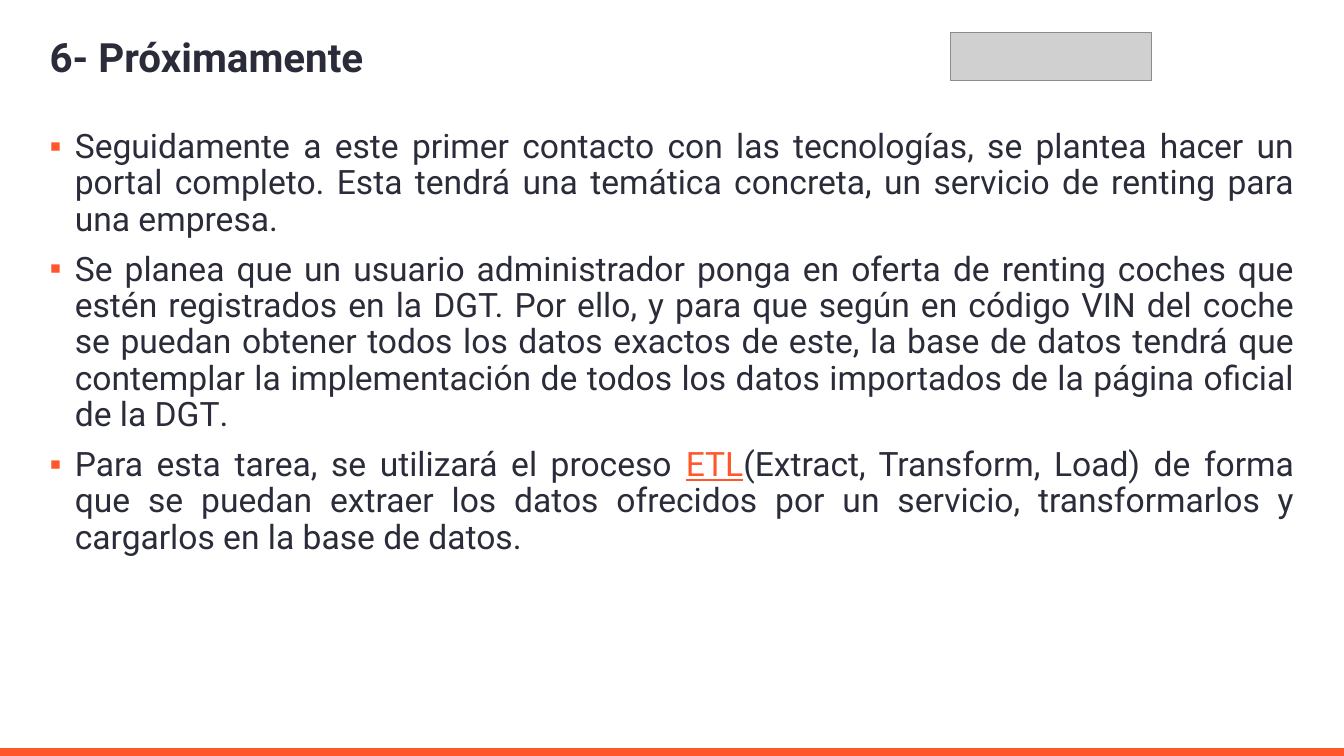
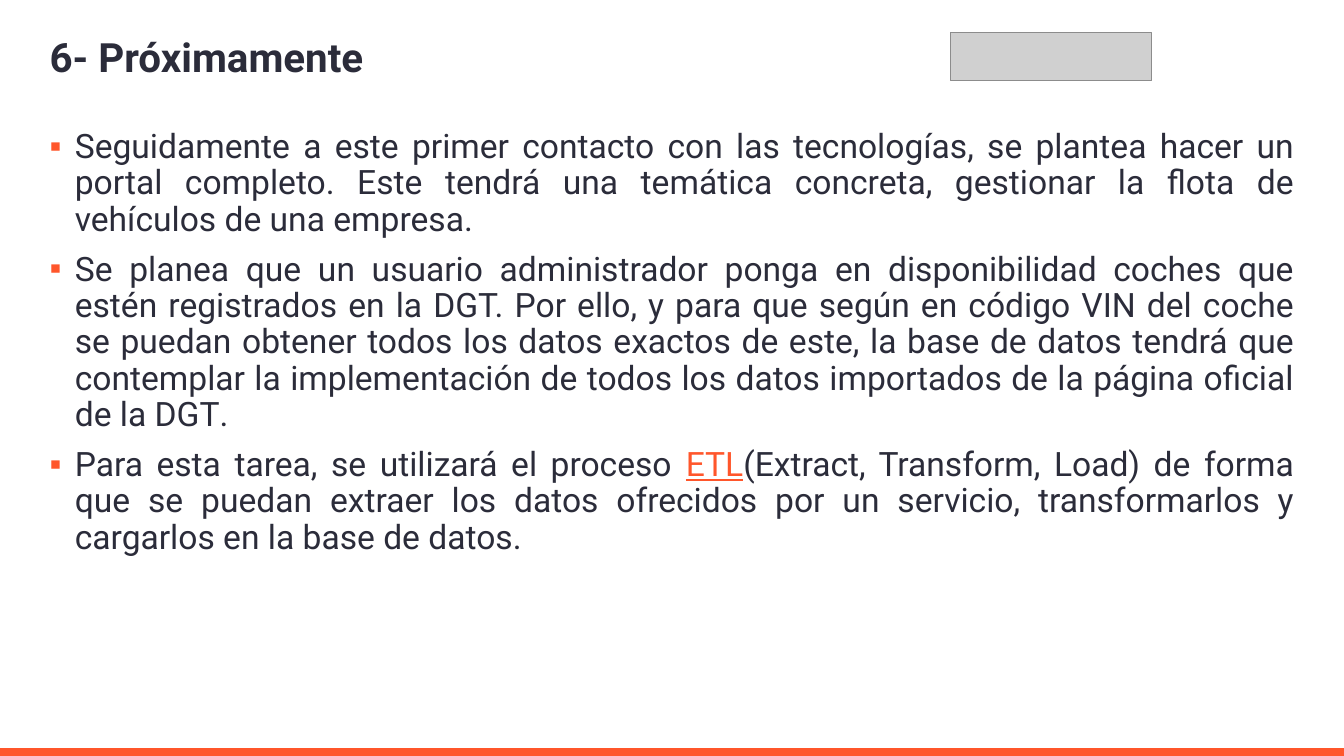
Before and after one commit to AleMedinaGarc/DotnetAPI-Practice, a slide deck: slide 12 of IniciacionDePracticasExternas.pptx. Drawn at 1344x756 pixels with LibreOffice and Linux fonts; fonts in the diff are those of the drawing; grey boxes stand for pictures; background and template pictures are left out. Boxes give left, top, right and bottom in pixels: in the first picture for what was removed or moved away, otherwise in the second. Text is boxed around its words. In the diff, an @@ line names an element or a change of style, - is before the commit and + after.

Commit message:
powerpoint fix

```diff
--- a/IniciacionDePracticasExternas.pptx
+++ b/IniciacionDePracticasExternas.pptx
@@ text at (75, 132, 1294, 427): text changed @@
-▪ Seguidamente a este primer contacto con las tecnologías, se plantea hacer un portal completo. Esta tendrá una temática concreta, un servicio de renting para una empresa.
-▪ Se planea que un usuario administrador ponga en oferta de renting coches que estén registrados en la DGT. Por ello, y para que según en código VIN del coche se puedan obtener todos los datos exactos de este, la base de datos tendrá que contemplar la implementación de todos los datos importados de la página oficial de la DGT.
+▪ Seguidamente a este primer contacto con las tecnologías, se plantea hacer un portal completo. Este tendrá una temática concreta, gestionar la flota de vehículos de una empresa.
+▪ Se planea que un usuario administrador ponga en disponibilidad coches que estén registrados en la DGT. Por ello, y para que según en código VIN del coche se puedan obtener todos los datos exactos de este, la base de datos tendrá que contemplar la implementación de todos los datos importados de la página oficial de la DGT.
```
